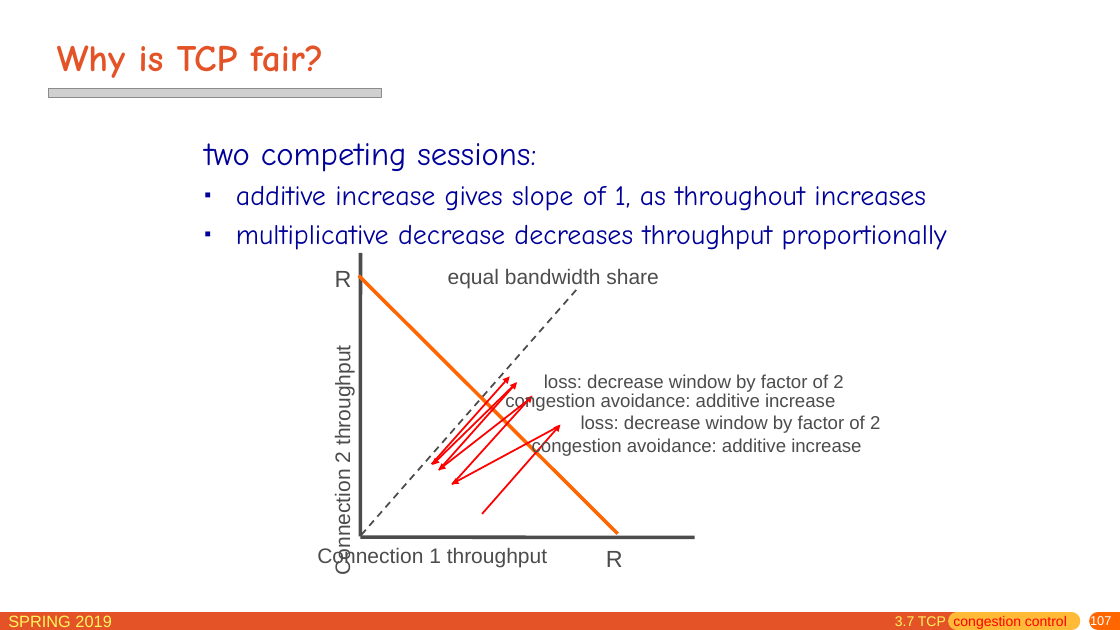
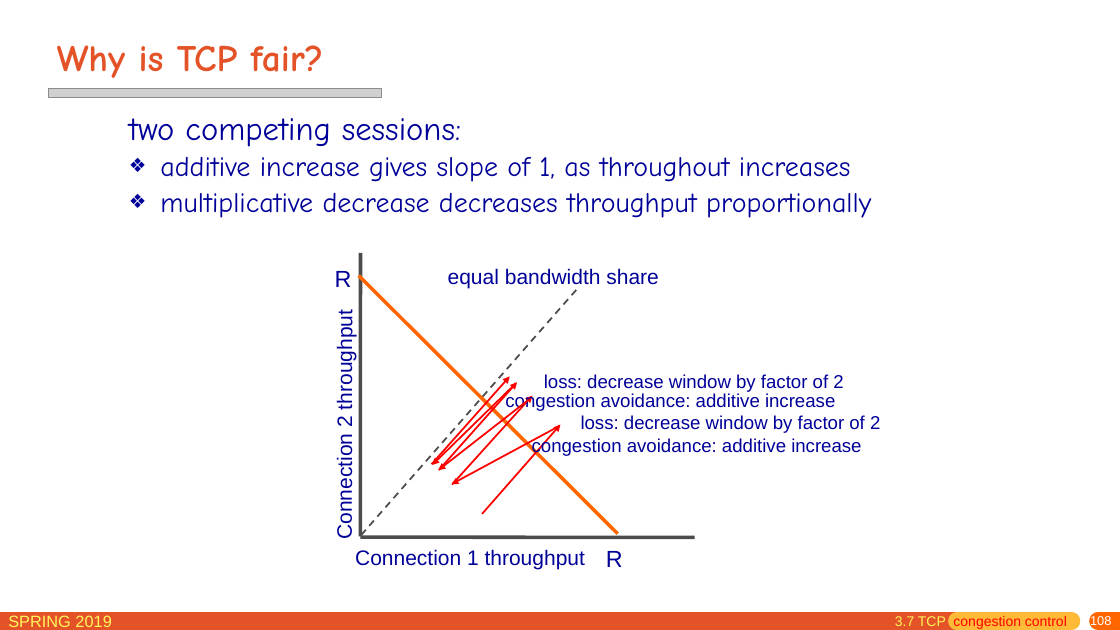
Before and after one commit to jichenghu/PPT_networkDistributed, a slide deck: slide 108 of chapter3.pptx (slide 107 before the commit). Drawn at 1120x630 pixels with LibreOffice and Linux fonts; fonts in the diff are those of the drawing; grey boxes stand for pictures. Boxes give left, top, right and bottom in pixels: in the first picture for what was removed or moved away, otherwise in the second. Text is boxed around its words. In the diff, an @@ line names an element or a change of style, - is before the commit and + after.

```diff
--- a/chapter3.pptx
+++ b/chapter3.pptx
@@ text "two competing sessions:" moved from (x1=204, y1=143, x2=947, y2=254) to (x1=129, y1=118, x2=871, y2=218) @@
@@ text at (x1=160, y1=157, x2=871, y2=218): bullet ▪ to ❖; line spacing 1 to 0.9 @@
@@ text colour #4C4C4C to #000099 in 9 elements at (x1=335, y1=271, x2=352, y2=287), (x1=606, y1=551, x2=623, y2=567), (x1=448, y1=268, x2=658, y2=288), (x1=532, y1=438, x2=861, y2=457), (x1=581, y1=415, x2=880, y2=433), (x1=505, y1=393, x2=835, y2=412), (x1=544, y1=374, x2=843, y2=392), (x1=355, y1=549, x2=585, y2=569), (x1=333, y1=320, x2=356, y2=536) @@
@@ text "Connection 2 throughput" moved from (x1=331, y1=355, x2=354, y2=572) to (x1=333, y1=320, x2=356, y2=536) @@
@@ text "Connection 1 throughput" moved from (x1=317, y1=546, x2=547, y2=567) to (x1=355, y1=549, x2=585, y2=569) @@
@@ page number at (x1=1090, y1=615, x2=1111, y2=628): text changed @@
-107
+108
```
Also in this commit, not shown: 45 other slides changed, 1 slide added.
